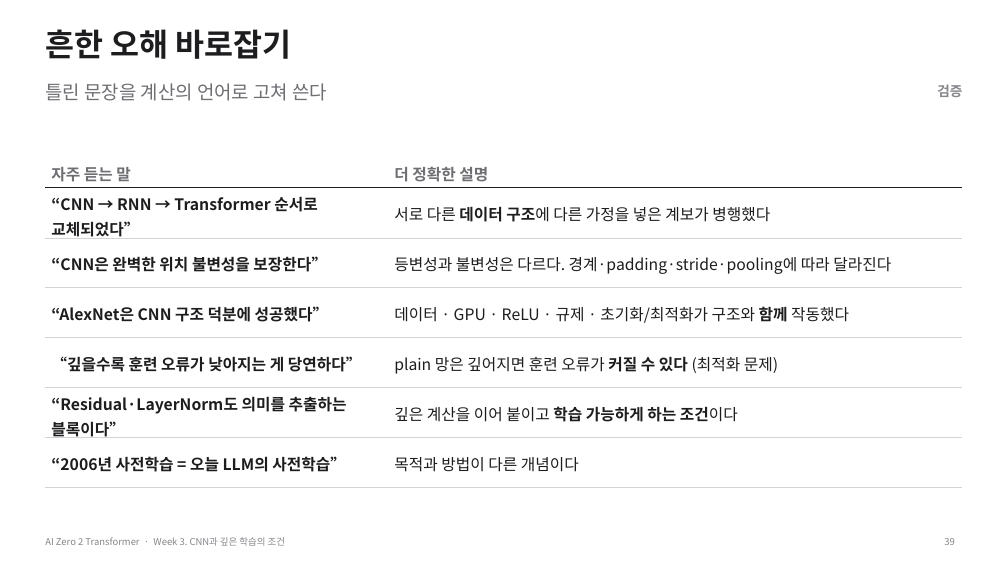
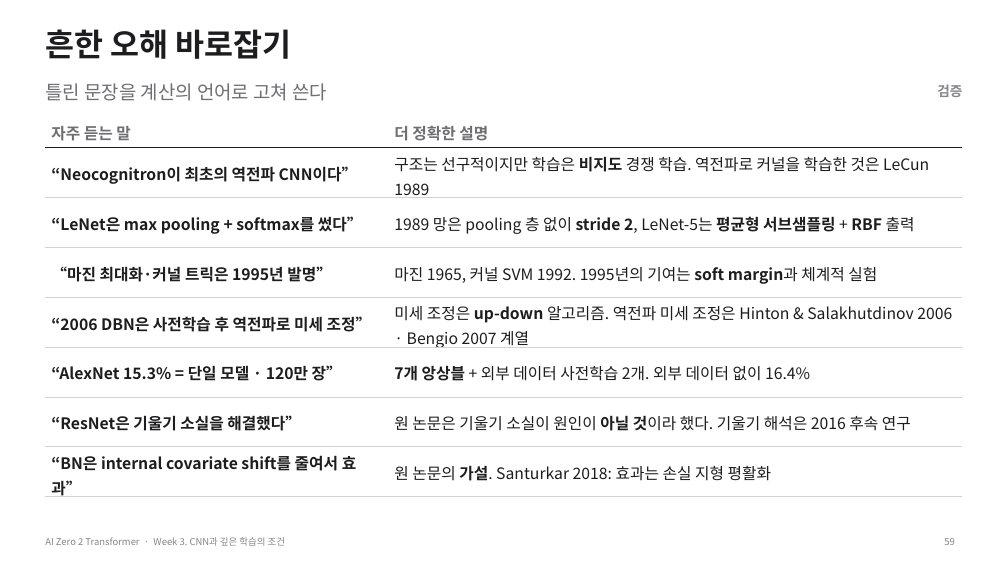
Before and after one commit to myunhh/AI-Zero-2-Transformers, a slide deck: slide 59 of lectures/week03_cnn_and_deep_learning.pptx (slide 39 before the commit). Drawn at 1008x567 pixels with LibreOffice and Linux fonts; fonts in the diff are those of the drawing. Boxes give left, top, right and bottom in pixels: in the first picture for what was removed or moved away, otherwise in the second. Text is boxed around its words. In the diff, an @@ line names an element or a change of style, - is before the commit and + after.

```diff
--- a/lectures/week03_cnn_and_deep_learning.pptx
+++ b/lectures/week03_cnn_and_deep_learning.pptx
@@ table at (45, 116, 963, 501) @@
-row 2: “CNN → RNN → Transformer 순서로 교체되었다” | 서로 다른 데이터 구조에 다른 가정을 넣은 계보가 병행했다
-row 3: “CNN은 완벽한 위치 불변성을 보장한다” | 등변성과 불변성은 다르다. 경계·padding·stride·pooling에 따라 달라진다
-row 4: “AlexNet은 CNN 구조 덕분에 성공했다” | 데이터 · GPU · ReLU · 규제 · 초기화/최적화가 구조와 함께 작동했다
-row 5: “깊을수록 훈련 오류가 낮아지는 게 당연하다” | plain 망은 깊어지면 훈련 오류가 커질 수 있다 (최적화 문제)
-row 6: “Residual·LayerNorm도 의미를 추출하는 블록이다” | 깊은 계산을 이어 붙이고 학습 가능하게 하는 조건이다
-row 7: “2006년 사전학습 = 오늘 LLM의 사전학습” | 목적과 방법이 다른 개념이다
+row 2: “Neocognitron이 최초의 역전파 CNN이다” | 구조는 선구적이지만 학습은 비지도 경쟁 학습. 역전파로 커널을 학습한 것은 LeCun 1989
+row 3: “LeNet은 max pooling + softmax를 썼다” | 1989 망은 pooling 층 없이 stride 2, LeNet-5는 평균형 서브샘플링 + RBF 출력
+row 4: “마진 최대화·커널 트릭은 1995년 발명” | 마진 1965, 커널 SVM 1992. 1995년의 기여는 soft margin과 체계적 실험
+row 5: “2006 DBN은 사전학습 후 역전파로 미세 조정” | 미세 조정은 up-down 알고리즘. 역전파 미세 조정은 Hinton & Salakhutdinov 2006 · Bengio 2007 계열
+row 6: “AlexNet 15.3% = 단일 모델 · 120만 장” | 7개 앙상블 + 외부 데이터 사전학습 2개. 외부 데이터 없이 16.4%
+row 7: “ResNet은 기울기 소실을 해결했다” | 원 논문은 기울기 소실이 원인이 아닐 것이라 했다. 기울기 해석은 2016 후속 연구
+row 8: “BN은 internal covariate shift를 줄여서 효과” | 원 논문의 가설. Santurkar 2018: 효과는 손실 지형 평활화
@@ table: place and size @@
-table at (45, 157, 963, 488)
+table at (45, 116, 963, 501)
```
Also in this commit, not shown: 28 other slides changed, 33 slides added, 13 slides removed, 21 other files.
